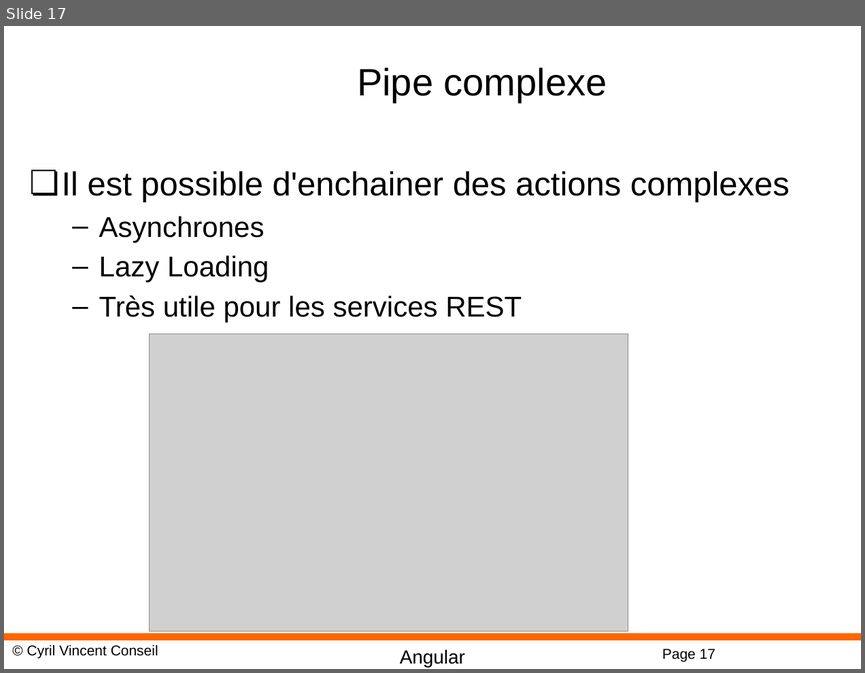
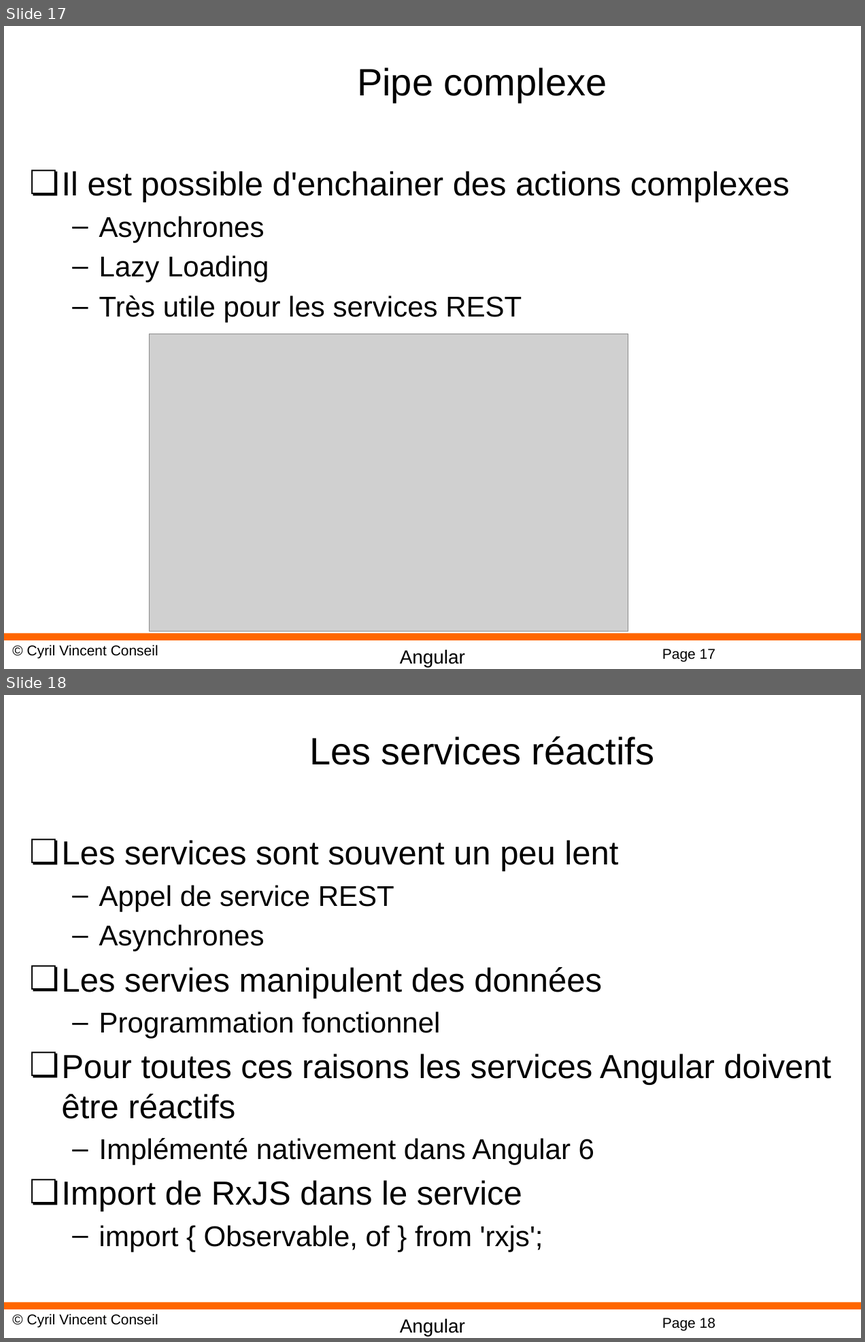
Before and after one commit to cyrilvincent/POE, a slide deck: ppt/angular/Angular13-RXJS.pptx. Shown one above the other, each under a label of ours: slide 17 before the commit, slides 17 and 18 after it. The pictures are 865x673 and 865x1342 pixels, drawn with LibreOffice and Linux fonts; fonts in the diff are those of the drawing; grey boxes stand for pictures; background and template pictures are left out. Boxes give left, top, right and bottom in pixels: in the first picture for what was removed or moved away, otherwise in the second. Text is boxed around its words. In the diff, an @@ line names an element or a change of style, - is before the commit and + after.

Commit message:
Angular 13 Observable

```diff
--- a/ppt/angular/Angular13-RXJS.pptx
+++ b/ppt/angular/Angular13-RXJS.pptx
@@ slide 18 added at [4,695,861,1338], background #FFFFFF; not listed: 4 template elements that a slide beside it also shows @@
@@ title added at [309,736,654,765], 32 pt, text #000000 @@
+Les services réactifs
@@ text added at [62,840,831,1251], 28 pt, text #000000 @@
+❏ Les services sont souvent un peu lent
+  – Appel de service REST
+  – Asynchrones
+❏ Les servies manipulent des données
+  – Programmation fonctionnel
+❏ Pour toutes ces raisons les services Angular doivent être réactifs
+  – Implémenté nativement dans Angular 6
+❏ Import de RxJS dans le service
+  – import { Observable, of } from 'rxjs';
```
Also in this commit, not shown: 8 other slides added, 10 other files.
